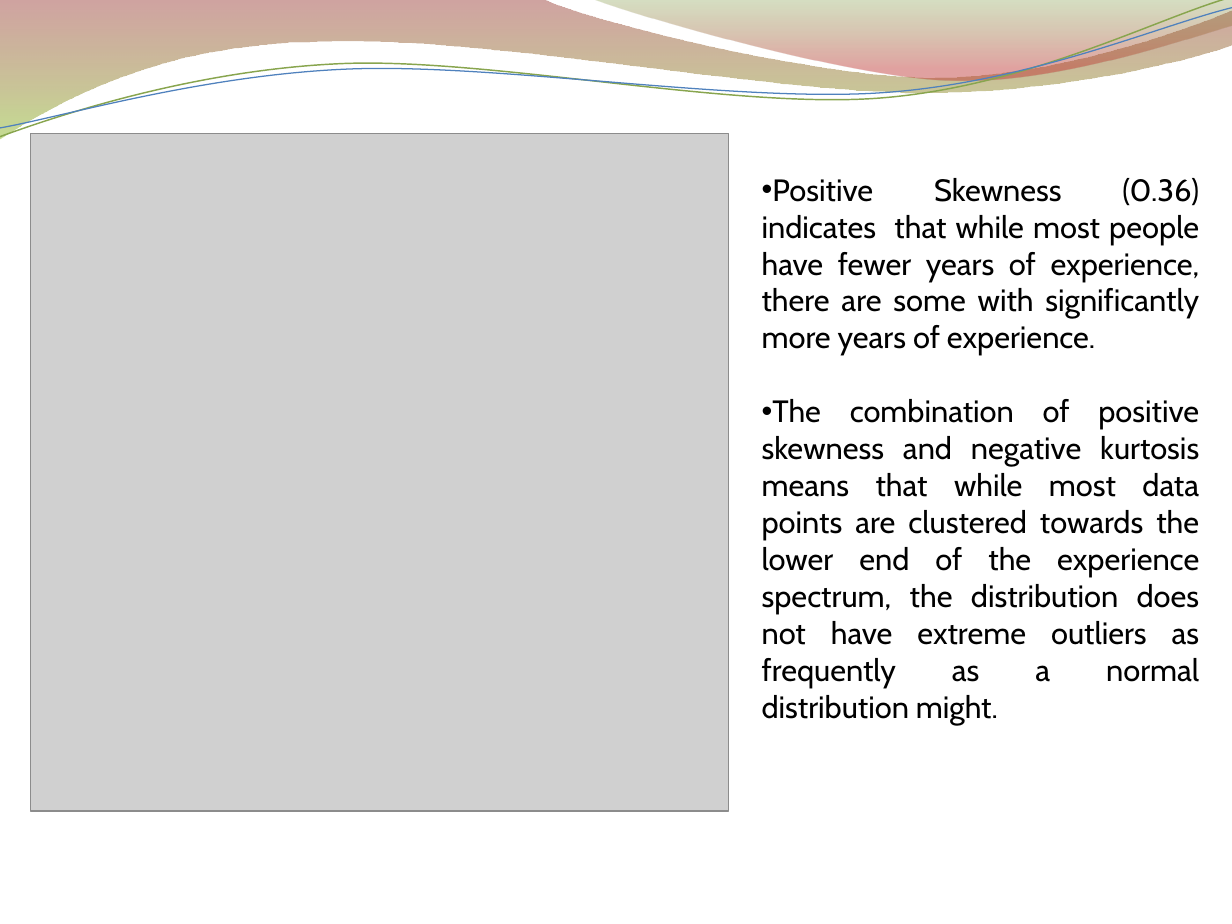
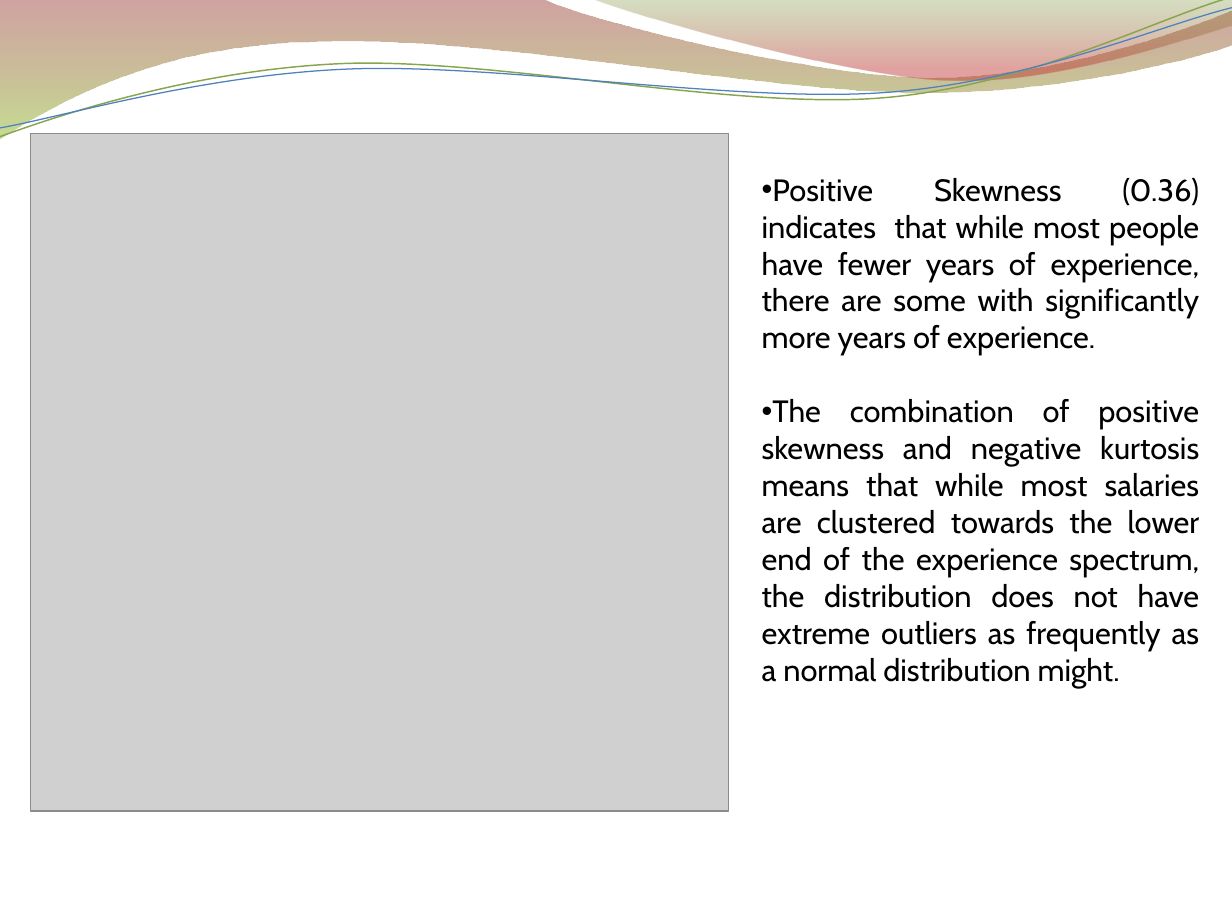
Before and after one commit to rukundeste/Python_project, a slide deck: slide 9 of Python_projet_slides.pptx. Drawn at 1232x924 pixels with LibreOffice and Linux fonts; fonts in the diff are those of the drawing; grey boxes stand for pictures; background and template pictures are left out. Boxes give left, top, right and bottom in pixels: in the first picture for what was removed or moved away, otherwise in the second. Text is boxed around its words. In the diff, an @@ line names an element or a change of style, - is before the commit and + after.

Commit message:
add python project

```diff
--- a/Python_projet_slides.pptx
+++ b/Python_projet_slides.pptx
@@ text at box(762, 399, 1200, 688): text changed @@
-• The combination of positive skewness and negative kurtosis means that while most data points are clustered towards the lower end of the experience spectrum, the distribution does not have extreme outliers as frequently as a normal distribution might.
+• The combination of positive skewness and negative kurtosis means that while most salaries are clustered towards the lower end of the experience spectrum, the distribution does not have extreme outliers as frequently as a normal distribution might.
```
